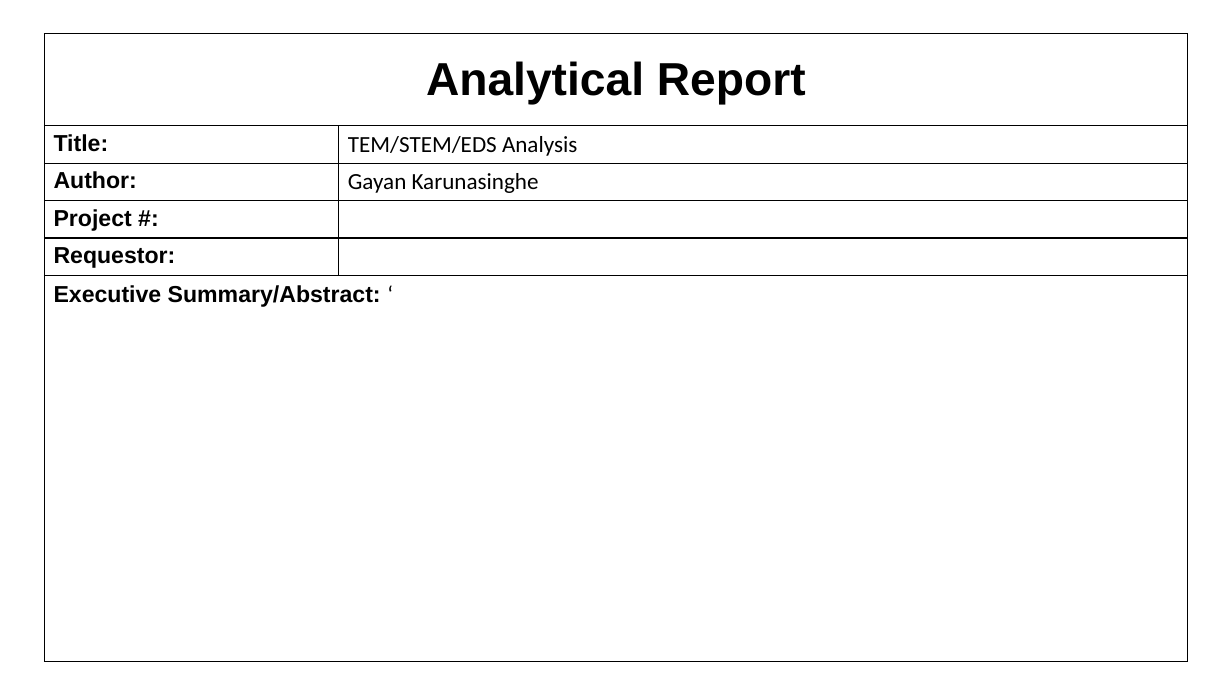
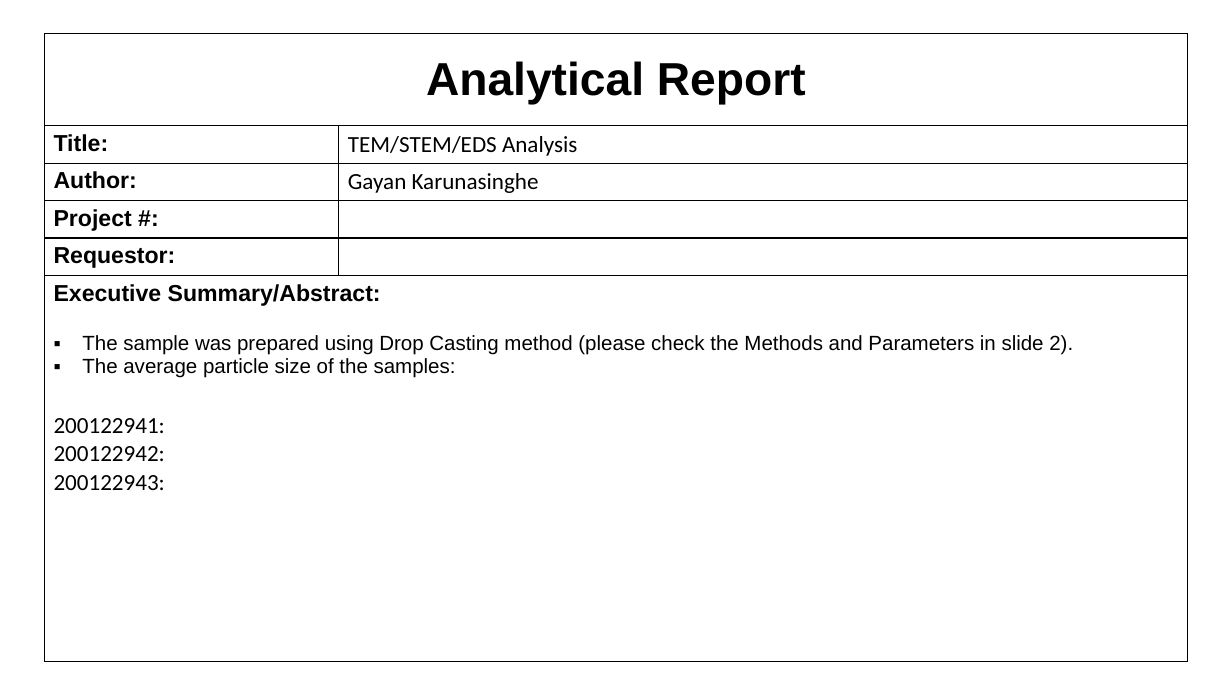
Before and after one commit to cvrl10/mini_project, a slide deck: slide 1 of 100040000/_100040000.pptx. Drawn at 1232x693 pixels with LibreOffice and Linux fonts; fonts in the diff are those of the drawing. Boxes give left, top, right and bottom in pixels: in the first picture for what was removed or moved away, otherwise in the second. Text is boxed around its words. In the diff, an @@ line names an element or a change of style, - is before the commit and + after.

Commit message:
I can now control rows of graph, and currently working on adding sample info on report slide

```diff
--- a/100040000/_100040000.pptx
+++ b/100040000/_100040000.pptx
@@ table at <box>44,33,1189,659</box> @@
-row 6, column 1: Executive Summary/Abstract: ‘
+row 6, column 1: Executive Summary/Abstract: / The sample was prepared using Drop Casting method (please check the Methods and Parameters in slide 2). / The average particle size of the samples: / 200122941: / 200122942: / 200122943:
```
Also in this commit, not shown: 3 other slides changed, 1 slide removed, 2 other files.
